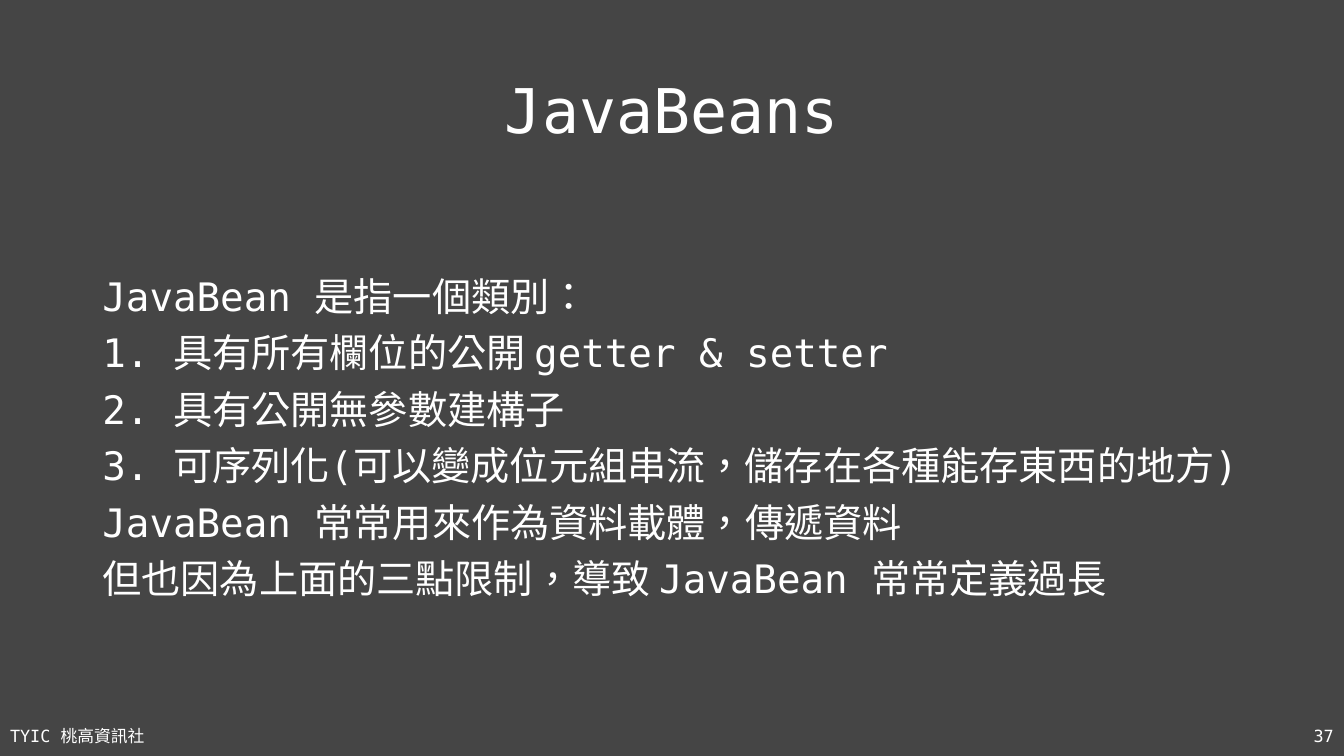
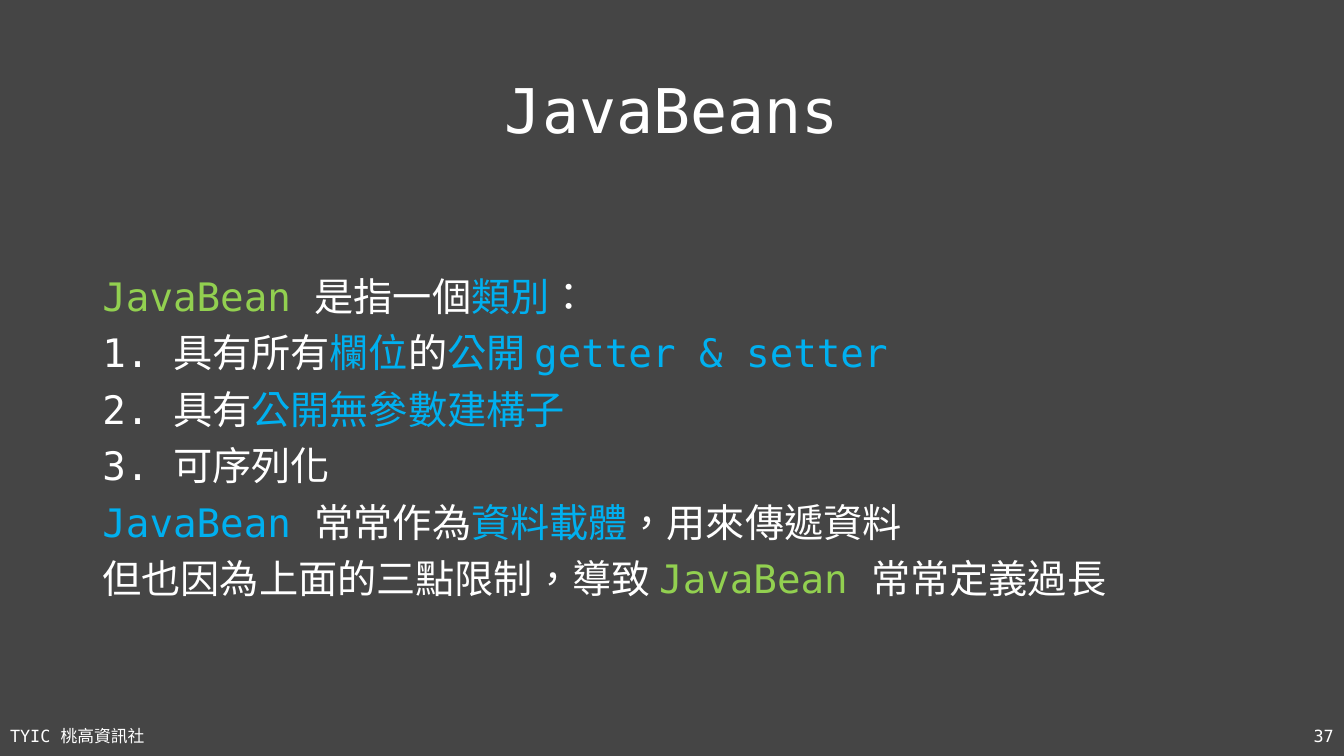
Before and after one commit to TYSHIC/slides, a slide deck: slide 37 of ppt/08_類別與物件.pptx. Drawn at 1344x756 pixels with LibreOffice and Linux fonts; fonts in the diff are those of the drawing. Boxes give left, top, right and bottom in pixels: in the first picture for what was removed or moved away, otherwise in the second. Text is boxed around its words. In the diff, an @@ line names an element or a change of style, - is before the commit and + after.

```diff
--- a/ppt/08_類別與物件.pptx
+++ b/ppt/08_類別與物件.pptx
@@ text at (102,278,1106,596): text colour #FFFFFF to #92D050 in "JavaBean", "JavaBean"; text colour #FFFFFF to #00B0F0 in "是指一個類別：", "具有所有欄位的公開 getter & setter", "具有公開無參數建構子" @@
@@ text at (102,447,902,540): text changed @@
-3. 可序列化(可以變成位元組串流，儲存在各種能存東西的地方)
-JavaBean 常常用來作為資料載體，傳遞資料
+3. 可序列化
+JavaBean 常常作為資料載體，用來傳遞資料
```
Also in this commit, not shown: 1 other slide changed, 15 other files.
